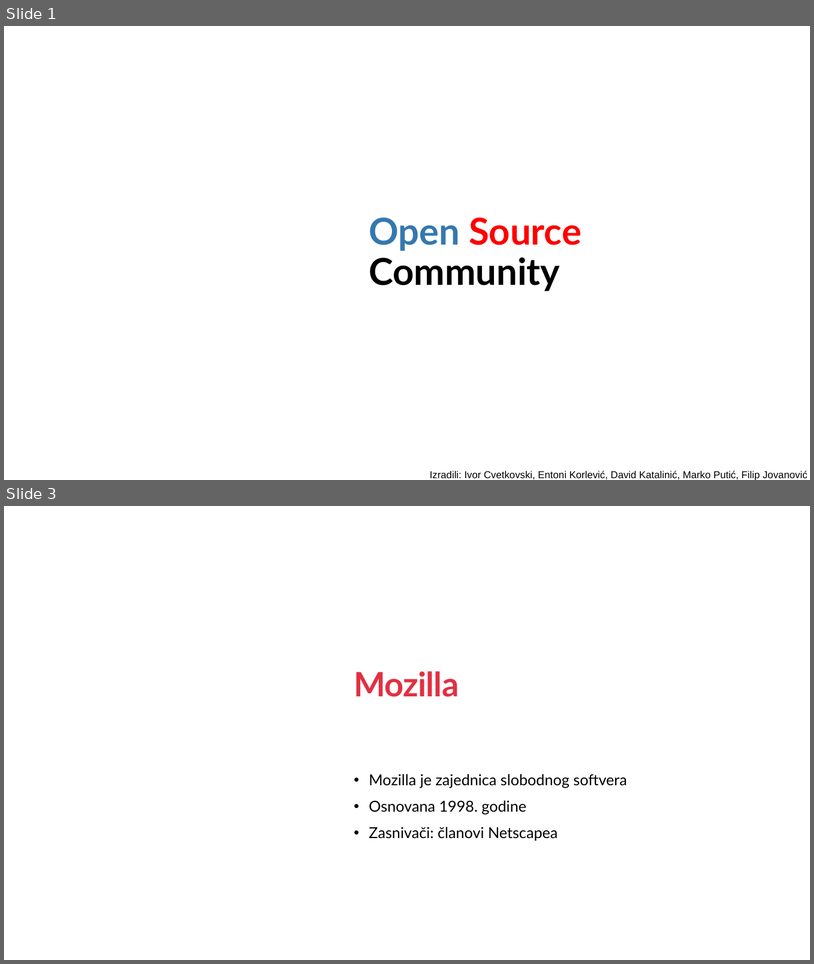
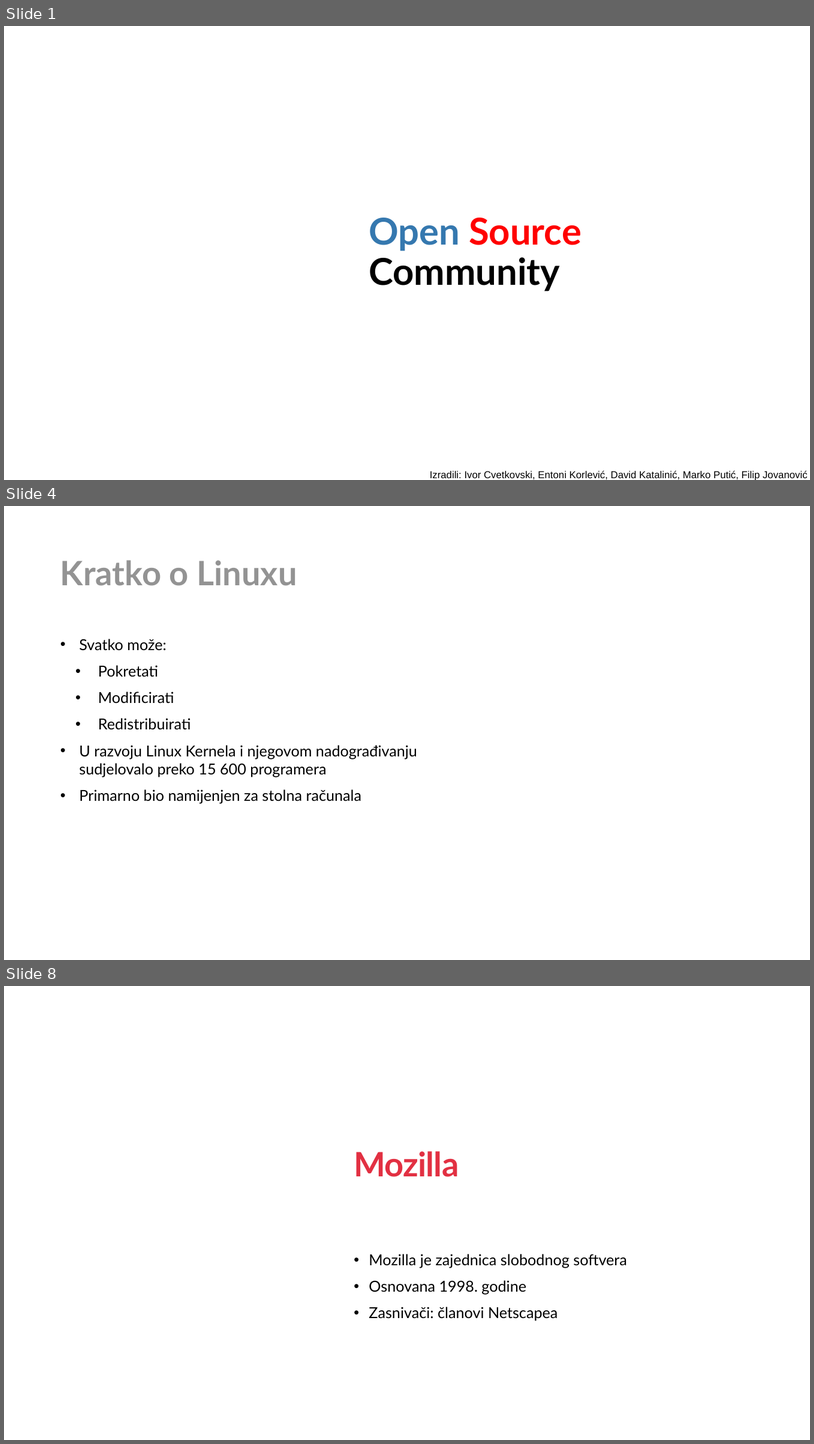
Before and after one commit to CvetkovskiIvor/ProgramskoInzenjerstvoSeminar, a slide deck: Open Source Prezentacija.pptx. Shown one above the other, each under a label of ours: slides 1 and 3 before the commit, slides 1, 4 and 8 after it; the slides between them are not shown. The pictures are 814x964 and 814x1444 pixels, drawn with LibreOffice and Linux fonts; fonts in the diff are those of the drawing; background and template pictures are left out. Boxes give left, top, right and bottom in pixels: in the first picture for what was removed or moved away, otherwise in the second. Text is boxed around its words. In the diff, an @@ line names an element or a change of style, - is before the commit and + after.

```diff
--- a/Open Source Prezentacija.pptx
+++ b/Open Source Prezentacija.pptx
@@ slide 4 added at box(4, 506, 810, 960), background #FFFFFF @@
@@ title added at box(60, 560, 297, 586), 40 pt, text #939393, bold @@
+Kratko o Linuxu
@@ text added at box(79, 639, 417, 804), 18 pt, text #000000 @@
+• Svatko može:
+  • Pokretati
+  • Modificirati
+  • Redistribuirati
+• U razvoju Linux Kernela i njegovom nadograđivanju sudjelovalo preko 15 600 programera
+• Primarno bio namijenjen za stolna računala
@@ what was slide 3 is now slide 8 @@
```
Also in this commit, not shown: 2 slides changed, 4 other slides added.
